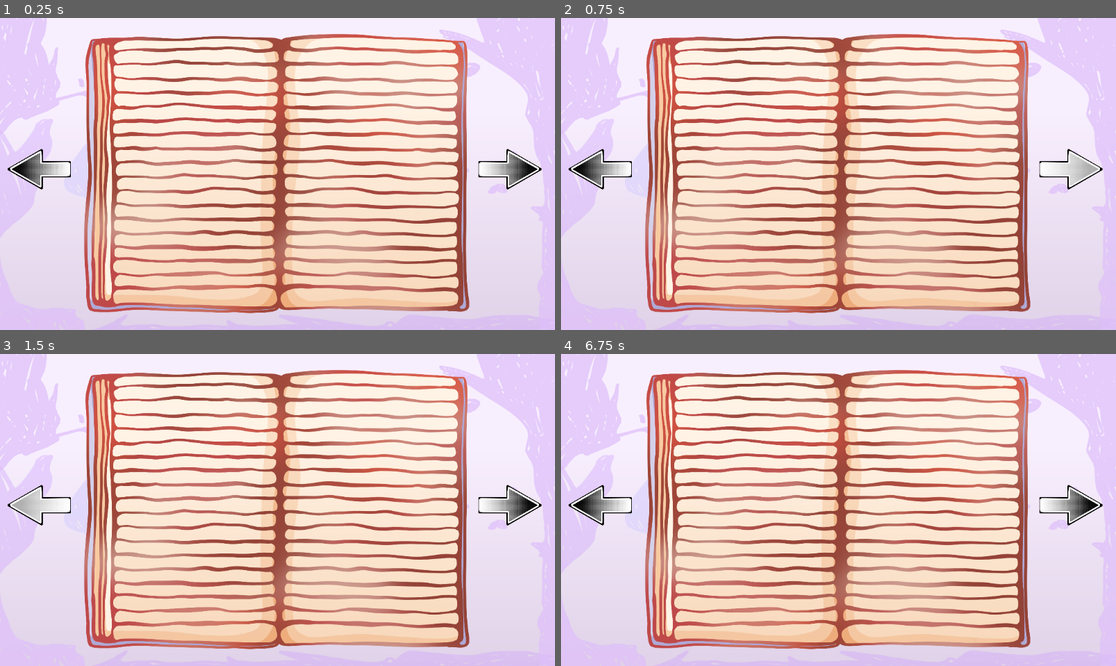
Above: before the commit, frames 1-4 (two rows, left to right).
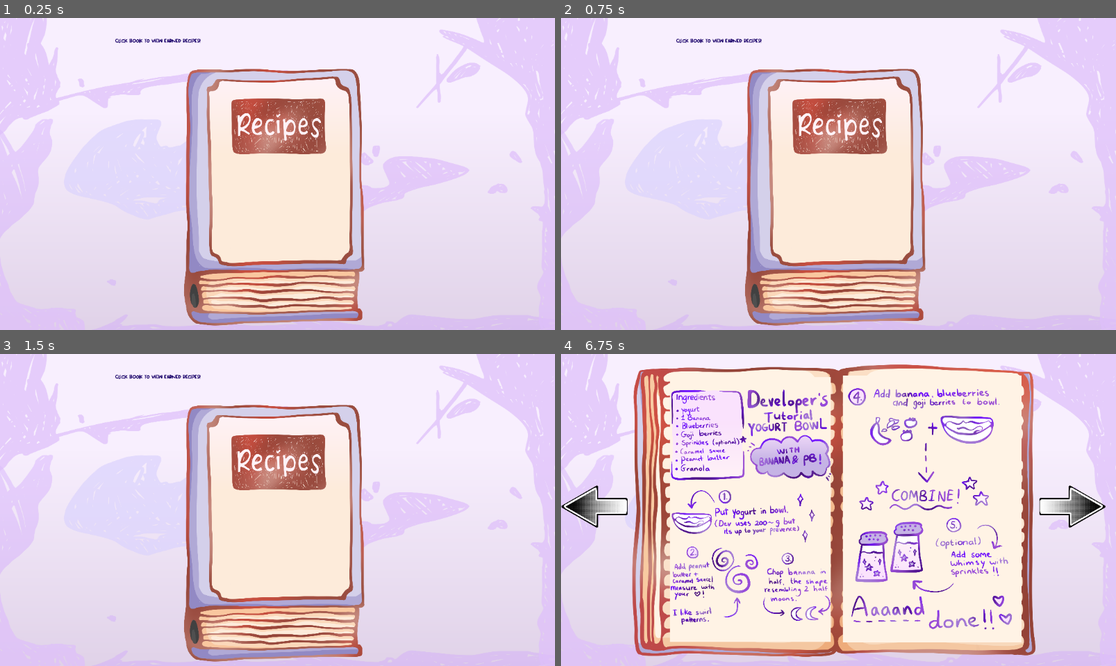
Above: after the commit, the same moments.

Repository: authenticBloodshed/gOATmeal
Game: Godot game, scene res://recipebook.tscn
The game is run twice, just before and just after one commit, with the same random seed, the same clock (stepped at 60 frames per second) and the same inputs. This scene is started directly instead of the project's main scene.
Inputs (mouse positions are in pixels of both pictures, inside the frame that each line leads up to):
- Up to frame 1 (0.25 s): no input
- Up to frame 2 (0.75 s): click (1071, 170) at 0.52 s
- Up to frame 3 (1.5 s): click (38, 506) at 1.27 s
- Up to frame 4 (6.75 s): click (1071, 506) at 2.02 s; click (599, 506) at 2.77 s; click (1071, 506) at 3.52 s; click (599, 506) at 4.27 s; tap Enter at 5, 6.5 s; move the mouse to (960, 494) at 5.02 s; click (960, 494) at 5.17 s; tap Space at 5.75 s; drag from (727, 525) to (810, 572) at 5.77 s; move the mouse to (894, 441) at 6.52 s; click (894, 441) at 6.67 s

The runs differ from the first frame. In frame 1, 54% of the frame differs, in the area x 1-98%, y 5-99%; in frame 2, 54%; in frame 3, 54%; in frame 4, 46%.

Commit message:
Book now opens and closes

Diff:
--- /dev/null
+++ b/recipebook.gd
@@ -0,0 +1,41 @@
+extends Area2D
+
+@onready var bookClosed = $Bookclosed
+@onready var bookOpen = $Book
+
+var isOpen = false
+
+func _on_book_clicked(viewport, event, shape_idx):
+	if event is InputEventMouseButton and event.pressed:
+		isOpen = !isOpen
+
+		if isOpen:
+			bookClosed.hide()
+			bookOpen.show()
+		else:
+			bookOpen.hide()
+			bookClosed.show()
+
+
+func _on_bookclosed_input_event(viewport, event, shape_idx):
+	if event is InputEventMouseButton and event.pressed:
+		isOpen = !isOpen
+
+		if isOpen:
+			bookClosed.hide()
+			bookOpen.show()
+		else:
+			bookOpen.hide()
+			bookClosed.show()
+
+
+func _on_book_input_event(viewport, event, shape_idx):
+	if event is InputEventMouseButton and event.pressed:
+		isOpen = !isOpen
+
+		if isOpen:
+			bookClosed.hide()
+			bookOpen.show()
+		else:
+			bookOpen.hide()
+			bookClosed.show()
--- a/recipebook.tscn
+++ b/recipebook.tscn
@@ -1,6 +1,7 @@
-[gd_scene load_steps=11 format=3 uid="uid://cmpg3c1sidxbb"]
+[gd_scene load_steps=13 format=3 uid="uid://cmpg3c1sidxbb"]
 
 [ext_resource type="Texture2D" uid="uid://se5iwcbu15ia" path="res://fridgebackground.png" id="1_a5jch"]
+[ext_resource type="Script" path="res://recipebook.gd" id="1_jtgo8"]
 [ext_resource type="Texture2D" uid="uid://cxyauaqireym5" path="res://bookclosed.png" id="2_50716"]
 [ext_resource type="Texture2D" uid="uid://0idh3q5clugm" path="res://book.png" id="3_u2225"]
 [ext_resource type="Texture2D" uid="uid://bodn2ocptwwvu" path="res://yogurtbowlrecipe1.png" id="4_8smr3"]
@@ -13,87 +14,101 @@
 [sub_resource type="RectangleShape2D" id="RectangleShape2D_tnef0"]
 size = Vector2(1328.33, 1936.21)
 
-[node name="RecipeBookManager" type="Node2D"]
+[sub_resource type="RectangleShape2D" id="RectangleShape2D_is41p"]
+size = Vector2(1891.44, 1367.91)
+
+[node name="RecipeBookManager" type="Area2D"]
+script = ExtResource("1_jtgo8")
 
 [node name="Fridgebackground" type="Sprite2D" parent="."]
 position = Vector2(577.5, 324.5)
 scale = Vector2(0.5785, 0.3265)
 texture = ExtResource("1_a5jch")
 
-[node name="Bookclosed" type="Sprite2D" parent="."]
-visible = false
+[node name="Bookclosed" type="Area2D" parent="."]
 position = Vector2(565, 371)
 scale = Vector2(0.2665, 0.2665)
+
+[node name="Bookclosed2" type="Sprite2D" parent="Bookclosed"]
+position = Vector2(-14.0713, 6.56668)
+scale = Vector2(1.03096, 1.03096)
 texture = ExtResource("2_50716")
 
-[node name="CollisionShape2D" type="CollisionShape2D" parent="Bookclosed"]
+[node name="ClosedCollision" type="CollisionShape2D" parent="Bookclosed"]
 position = Vector2(30.0186, -7.50476)
-scale = Vector2(1, 1)
+scale = Vector2(0.999999, 0.999999)
 shape = SubResource("RectangleShape2D_tnef0")
 
-[node name="Book" type="Sprite2D" parent="."]
-position = Vector2(575, 334)
-scale = Vector2(0.4145, 0.4145)
-texture = ExtResource("3_u2225")
-
-[node name="ColorRect" type="ColorRect" parent="."]
-visible = false
-offset_left = 226.0
-offset_top = 43.0
-offset_right = 563.0
-offset_bottom = 587.0
-color = Color(1, 0.952941, 0.898039, 1)
-
-[node name="ColorRect2" type="ColorRect" parent="."]
-visible = false
-offset_left = 585.0
-offset_top = 45.0
-offset_right = 948.0
-offset_bottom = 587.0
-color = Color(1, 0.952941, 0.898039, 1)
-
-[node name="Yogurtbowlrecipe1" type="Sprite2D" parent="."]
-visible = false
-position = Vector2(395, 321)
-scale = Vector2(0.172188, 0.172188)
-texture = ExtResource("4_8smr3")
-
-[node name="Yogurtbowlrecipe2" type="Sprite2D" parent="."]
-visible = false
-position = Vector2(765, 316)
-scale = Vector2(0.175, 0.175)
-texture = ExtResource("5_w5hg8")
-
-[node name="RichTextLabel" type="RichTextLabel" parent="."]
-visible = false
-offset_left = 239.0
-offset_top = 42.0
-offset_right = 916.0
-offset_bottom = 82.0
+[node name="RichTextLabel" type="RichTextLabel" parent="Bookclosed"]
+offset_left = -1223.26
+offset_top = -1234.52
+offset_right = -546.265
+offset_bottom = -1194.52
 theme = ExtResource("6_ufb1r")
 theme_override_colors/default_color = Color(0.101961, 0.00784314, 0.415686, 1)
 theme_override_font_sizes/normal_font_size = 41
 text = "Click book to view earned recipes!"
 
-[node name="TextureButton" type="TextureButton" parent="."]
-offset_left = 992.0
-offset_top = 249.0
-offset_right = 1125.0
-offset_bottom = 382.0
+[node name="Book" type="Area2D" parent="."]
+visible = false
+position = Vector2(575, 334)
+scale = Vector2(0.4145, 0.4145)
+
+[node name="Book2" type="Sprite2D" parent="Book"]
+position = Vector2(-19.3006, 7.23753)
+scale = Vector2(1.04704, 1.04704)
+texture = ExtResource("3_u2225")
+
+[node name="ColorRect" type="ColorRect" parent="Book"]
+offset_left = -842.0
+offset_top = -690.0
+offset_right = -36.0
+offset_bottom = 637.0
+color = Color(1, 0.952941, 0.898039, 1)
+
+[node name="ColorRect2" type="ColorRect" parent="Book"]
+offset_left = 24.0
+offset_top = -697.0
+offset_right = 919.0
+offset_bottom = 640.0
+color = Color(1, 0.952941, 0.898039, 1)
+
+[node name="Yogurtbowlrecipe1" type="Sprite2D" parent="Book"]
+position = Vector2(-434.258, -31.3632)
+scale = Vector2(0.41541, 0.41541)
+texture = ExtResource("4_8smr3")
+
+[node name="Yogurtbowlrecipe2" type="Sprite2D" parent="Book"]
+position = Vector2(458.384, -43.4259)
+scale = Vector2(0.422195, 0.422195)
+texture = ExtResource("5_w5hg8")
+
+[node name="TextureButton" type="TextureButton" parent="Book"]
+offset_left = 1006.0
+offset_top = -205.0
+offset_right = 1341.0
+offset_bottom = 130.0
 texture_normal = ExtResource("7_4xro2")
 texture_pressed = ExtResource("8_47n3o")
 texture_hover = ExtResource("9_43xi6")
 ignore_texture_size = true
 stretch_mode = 0
 
-[node name="TextureButton2" type="TextureButton" parent="."]
-offset_left = 15.0
-offset_top = 249.0
-offset_right = 148.0
-offset_bottom = 382.0
+[node name="TextureButton2" type="TextureButton" parent="Book"]
+offset_left = -1387.21
+offset_top = -205.0
+offset_right = -1052.21
+offset_bottom = 130.0
 texture_normal = ExtResource("7_4xro2")
 texture_pressed = ExtResource("8_47n3o")
 texture_hover = ExtResource("9_43xi6")
 ignore_texture_size = true
 stretch_mode = 0
 flip_h = true
+
+[node name="OpenCollission" type="CollisionShape2D" parent="Book"]
+position = Vector2(9.6499, -20.5067)
+shape = SubResource("RectangleShape2D_is41p")
+
+[connection signal="input_event" from="Bookclosed" to="." method="_on_bookclosed_input_event"]
+[connection signal="input_event" from="Book" to="." method="_on_book_input_event"]
